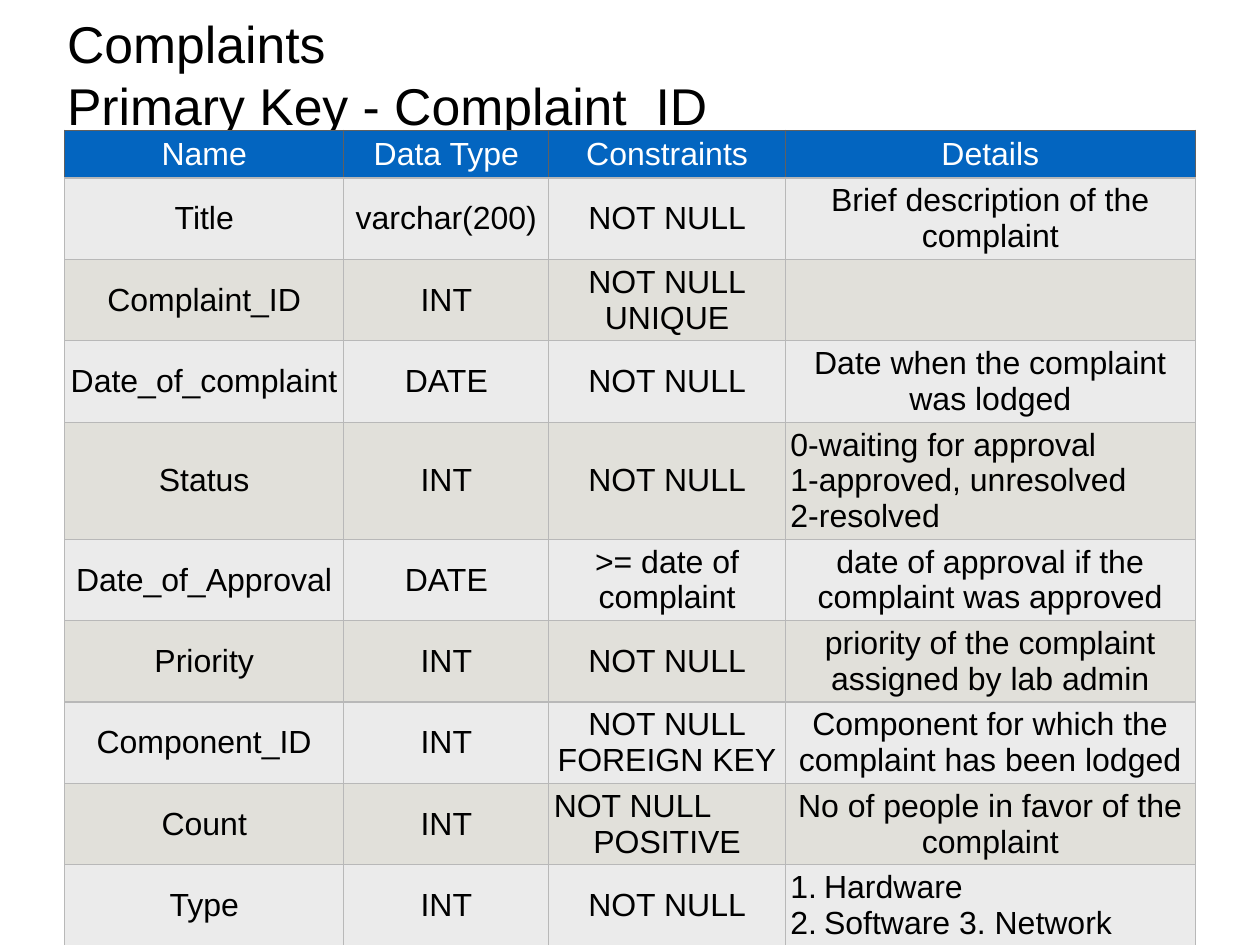
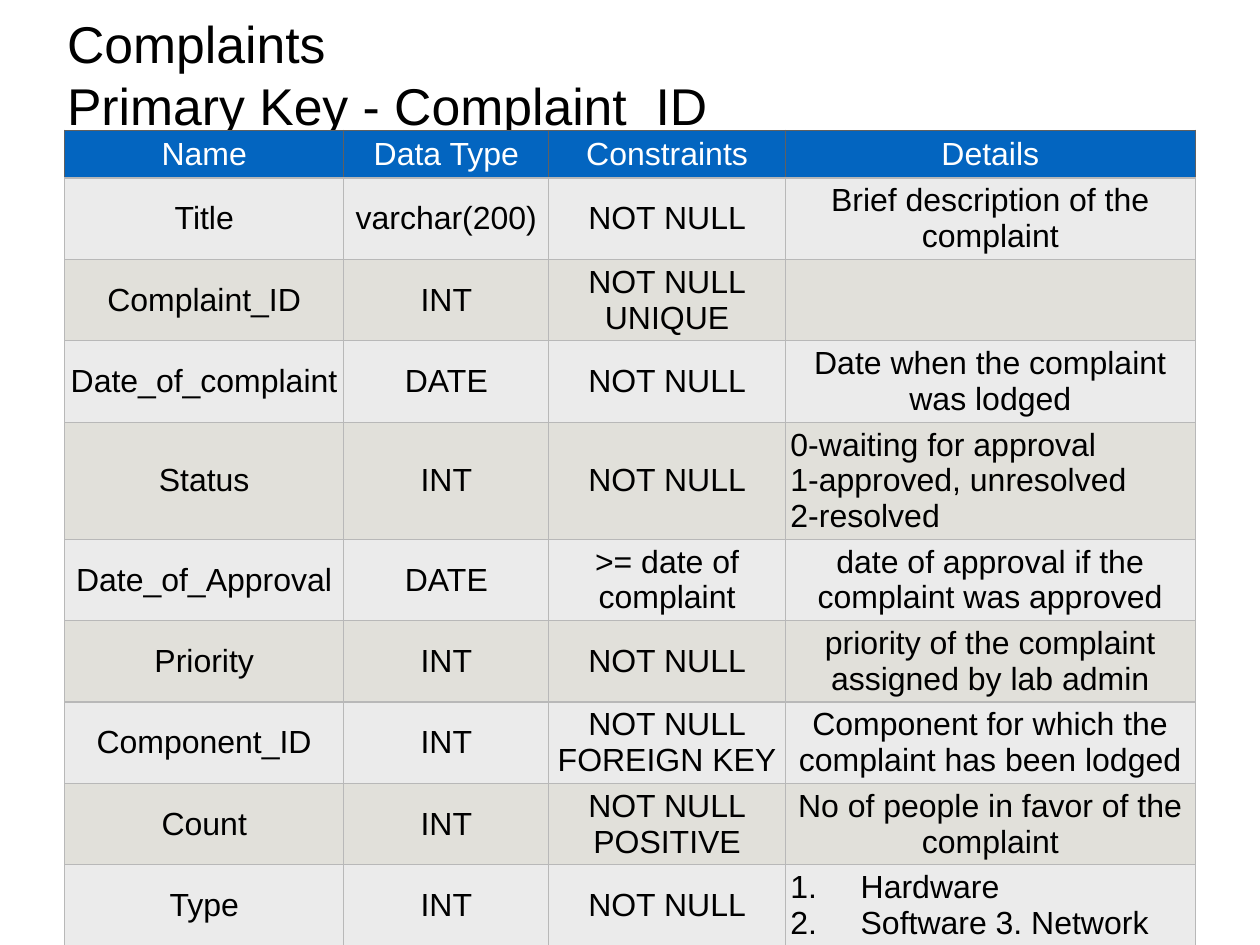
Before and after one commit to SanketSKasar/VJTI-DBA-Project, a slide deck: slide 20 of ProjectDetails/Presentation.pptx (slide 18 before the commit). Drawn at 1260x945 pixels with LibreOffice and Linux fonts; fonts in the diff are those of the drawing. Boxes give left, top, right and bottom in pixels: in the first picture for what was removed or moved away, otherwise in the second. Text is boxed around its words. In the diff, an @@ line names an element or a change of style, - is before the commit and + after.

```diff
--- a/ProjectDetails/Presentation.pptx
+++ b/ProjectDetails/Presentation.pptx
@@ table at box(65, 130, 1195, 939) @@
-row 9, column 3: NOT NULL POSITIVE
+row 9, column 3: NOT NULL / POSITIVE
@@ indent changed @@
```
Also in this commit, not shown: 7 other slides changed, 2 slides added, 1 other file.
